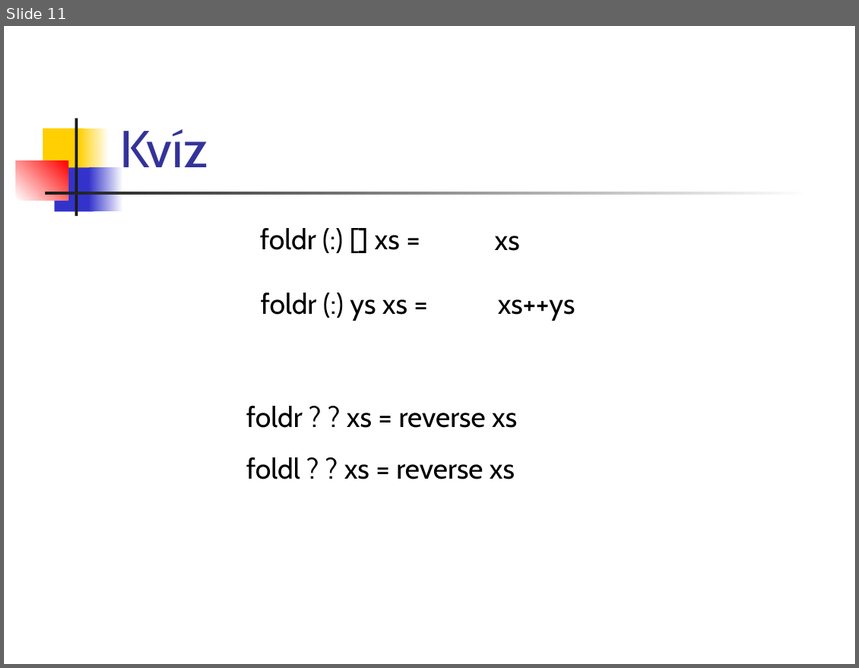
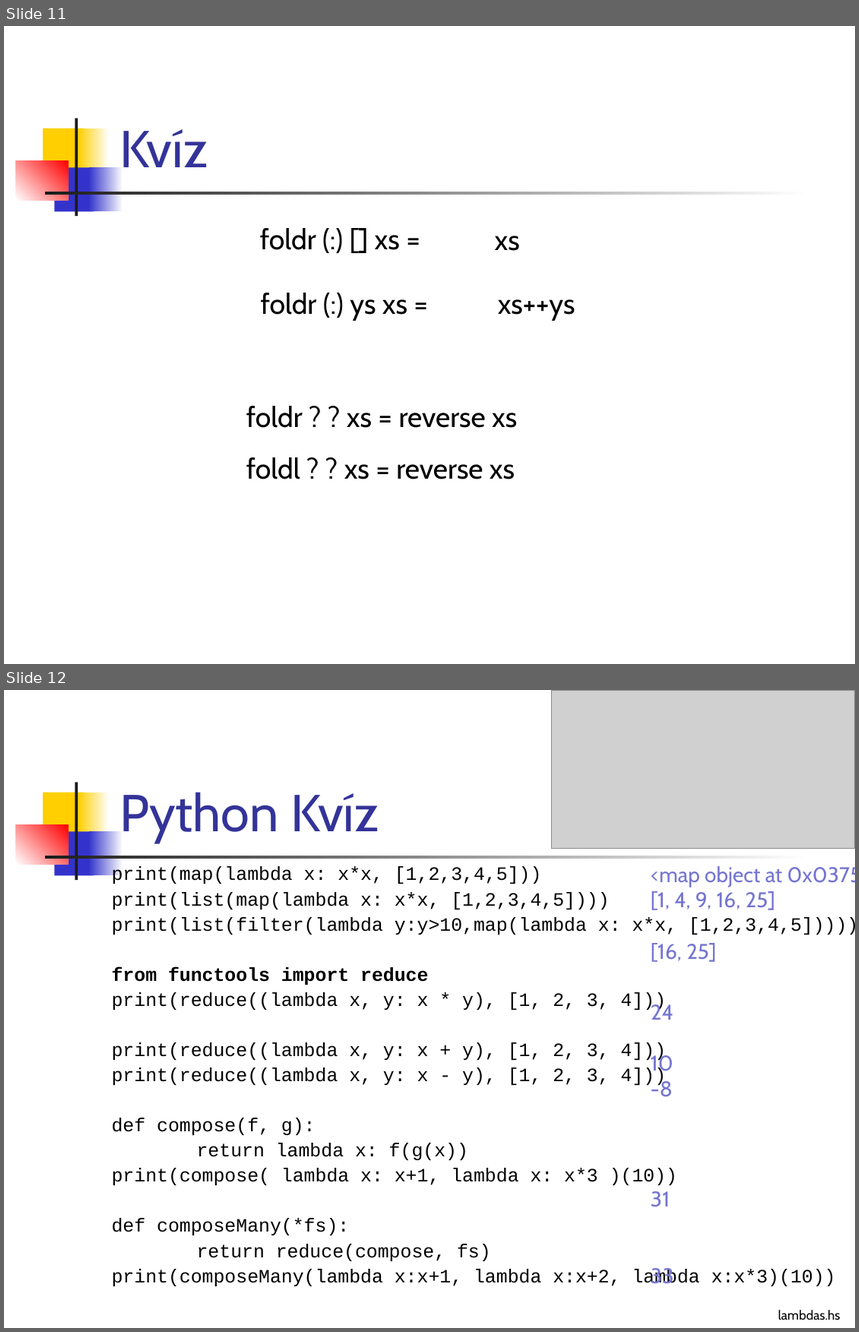
Before and after one commit to paradigmy/Prednasky, a slide deck: 08/funkcionalne3.ppt. Shown one above the other, each under a label of ours: slide 11 before the commit, slides 11 and 12 after it. The pictures are 859x668 and 859x1332 pixels, drawn with LibreOffice and Linux fonts; fonts in the diff are those of the drawing; grey boxes stand for pictures. Boxes give left, top, right and bottom in pixels: in the first picture for what was removed or moved away, otherwise in the second. Text is boxed around its words. In the diff, an @@ line names an element or a change of style, - is before the commit and + after.

```diff
--- a/08/funkcionalne3.ppt
+++ b/08/funkcionalne3.ppt
@@ slide 12 added at (x1=4, y1=690, x2=855, y2=1328), background #FFFFFF; not listed: 7 template elements that a slide beside it also shows @@
@@ picture added at (x1=551, y1=690, x2=855, y2=849) @@
@@ title added at (x1=120, y1=792, x2=379, y2=843), 44 pt, text #333399 @@
+Python Kvíz
@@ text added at (x1=112, y1=866, x2=855, y2=1287), 16 pt, text #000000 @@
+print(map(lambda x: x*x, [1,2,3,4,5]))
+print(list(map(lambda x: x*x, [1,2,3,4,5])))
+print(list(filter(lambda y:y>10,map(lambda x: x*x, [1,2,3,4,5]))))
+from functools import reduce
+print(reduce((lambda x, y: x * y), [1, 2, 3, 4]))
+print(reduce((lambda x, y: x + y), [1, 2, 3, 4]))
+print(reduce((lambda x, y: x - y), [1, 2, 3, 4]))
+def compose(f, g):
+return lambda x: f(g(x))
+print(compose( lambda x: x+1, lambda x: x*3 )(10))
+def composeMany(*fs):
+return reduce(compose, fs)
+print(composeMany(lambda x:x+1, lambda x:x+2, lambda x:x*3)(10))
@@ text added at (x1=651, y1=866, x2=783, y2=1284), 18 pt, text #7575D1 @@
+<map object at 0x03758930>
+[1, 4, 9, 16, 25]
+[16, 25]
+24
+10
+-8
+31
+33
@@ text added at (x1=778, y1=1310, x2=841, y2=1320), 11 pt, text #000000 @@
+lambdas.hs
```
Also in this commit, not shown: 1 other slide added, 2 other files.
